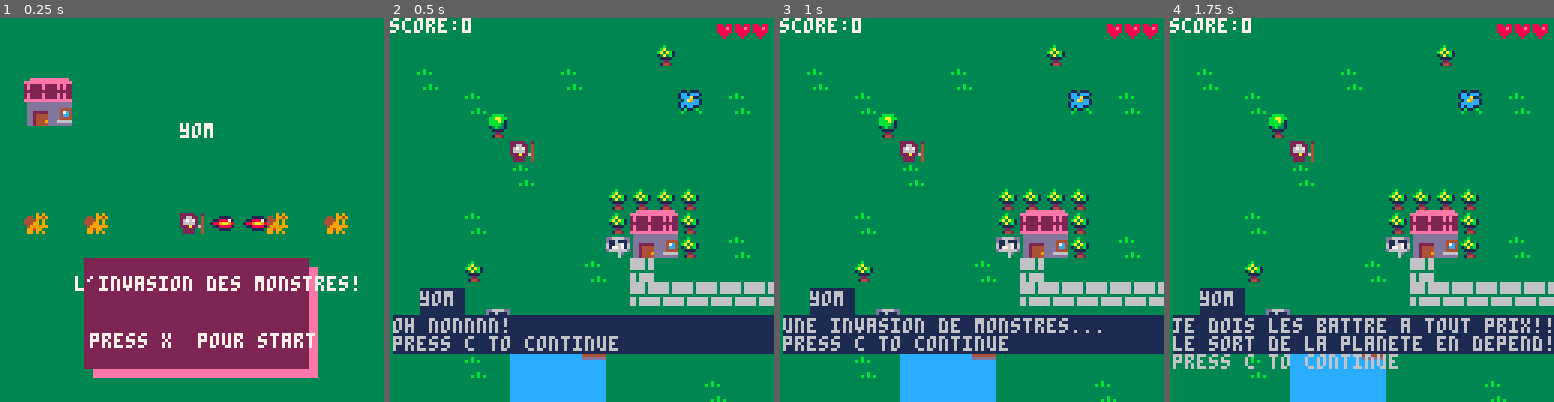
Above: before the commit, frames 1-4 (left to right).
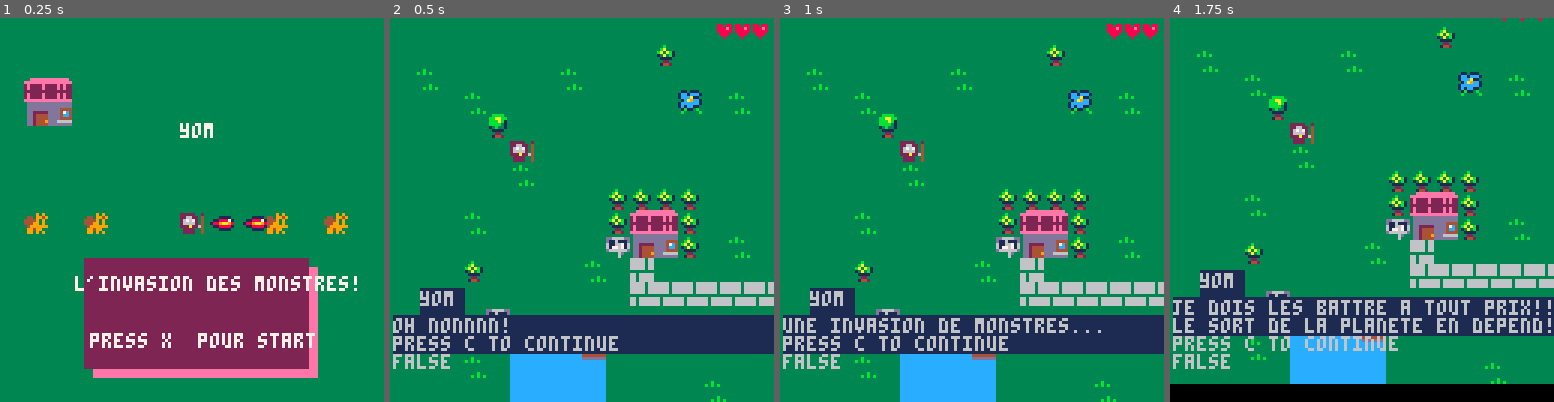
Above: after the commit, the same moments.

Repository: adatechschool/doris-pico-8-mickael-yoann-onat
Game: PICO-8 cartridge yom.p8
Same seed, same stepped clock (60 frames per second), same inputs: the game is played once before the commit and once after it.
Inputs:
- Up to frame 1 (0.25 s): no input
- Up to frame 2 (0.5 s): tap X (X key) at 0.33 s
- Up to frame 3 (1 s): tap O (Z key) at 0.7 s
- Up to frame 4 (1.75 s): tap X (X key) at 1.07 s; hold Right from 1.6 s (still down); tap O (Z key) at 1.7 s

Frame 1 is identical in both runs. In frame 2, 0.7% of the frame differs, in the area x 0-22%, y 0-92%; in frame 3, 0.7%; in frame 4, 24%, in the area x 0-100%, y 0-100%.

Commit message:
correction distance spawn

Diff:
--- a/yom.p8
+++ b/yom.p8
@@ -56,7 +56,8 @@
 	draw_msg()
 	hud()
 	draw_ui()
- print("score:"..score,hud_x,hud_y,7)
+--  print("score:"..score,hud_x,hud_y,7)
+ print (enemies==0)
 
 
 	--enemies
@@ -401,10 +402,10 @@
 		state=state_init
 		}
 		local spawn_spot = flr(rnd(4))+1
-			if (spawn_spot == 1) new_enemy.x -= 20
-			if (spawn_spot == 2) new_enemy.x += 20
-			if (spawn_spot == 3) new_enemy.y -= 20
-			if (spawn_spot == 4) new_enemy.y += 20
+			if (spawn_spot == 1) new_enemy.x -= 10
+			if (spawn_spot == 2) new_enemy.x += 10
+			if (spawn_spot == 3) new_enemy.y -= 10
+			if (spawn_spot == 4) new_enemy.y += 10
 
 		add(enemies,new_enemy)
  	end
